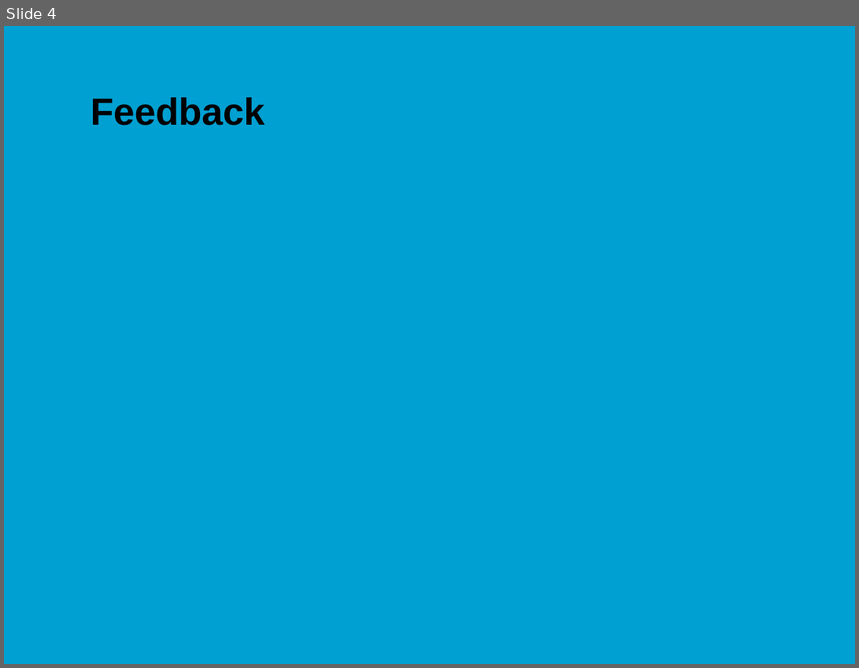
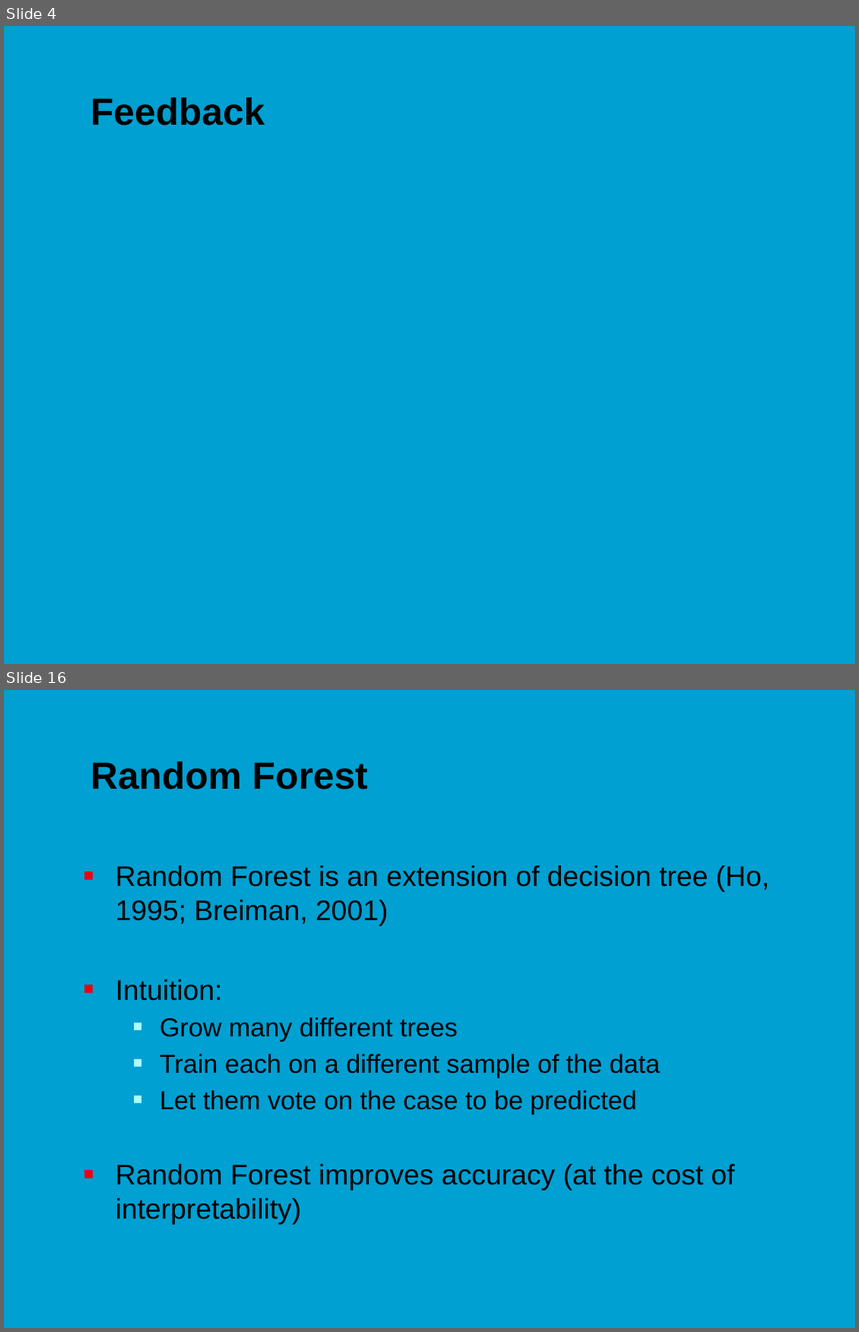
Before and after one commit to jonasmoons/data-driven-learning, a slide deck: slides/ddl-w6l2.pptx. Shown one above the other, each under a label of ours: slide 4 before the commit, slides 4 and 16 after it; the slides between them are not shown. The pictures are 859x668 and 859x1332 pixels, drawn with LibreOffice and Linux fonts; fonts in the diff are those of the drawing; background and template pictures are left out. Boxes give left, top, right and bottom in pixels: in the first picture for what was removed or moved away, otherwise in the second. Text is boxed around its words. In the diff, an @@ line names an element or a change of style, - is before the commit and + after.

```diff
--- a/slides/ddl-w6l2.pptx
+++ b/slides/ddl-w6l2.pptx
@@ slide 16 added at <box>4,690,855,1328</box>, background picture (left out) @@
@@ title added at <box>91,761,368,790</box>, 32 pt, text #000000, bold @@
+Random Forest
@@ text added at <box>116,866,770,1225</box>, 24 pt, text #000000 @@
+■ Random Forest is an extension of decision tree (Ho, 1995; Breiman, 2001)
+■ Intuition:
+  ■ Grow many different trees
+  ■ Train each on a different sample of the data
+  ■ Let them vote on the case to be predicted
+■ Random Forest improves accuracy (at the cost of interpretability)
```
Also in this commit, not shown: 1 slide changed, 16 other slides added, 1 slide removed, 11 other files.
